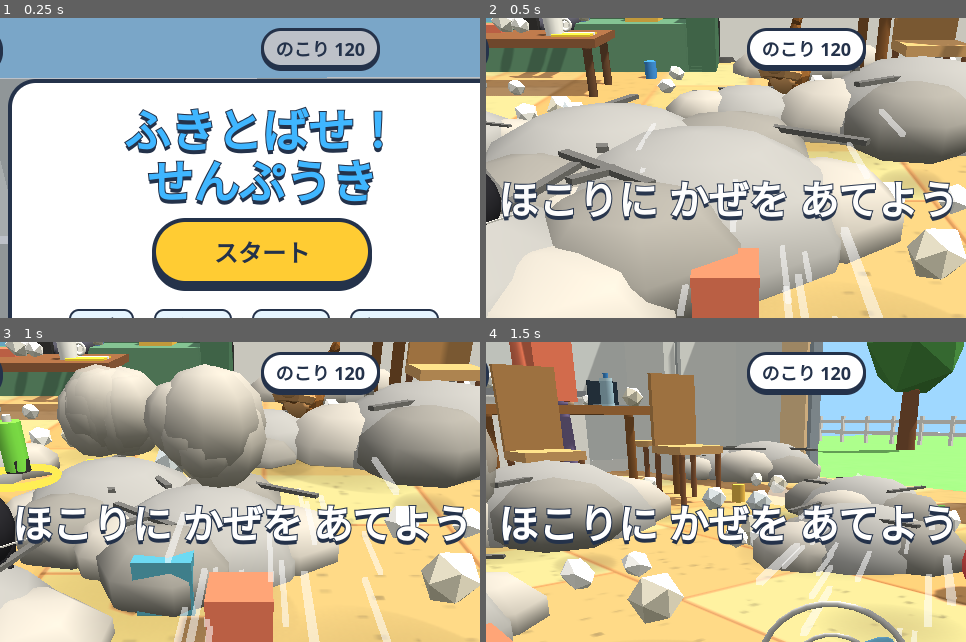
Above: before the commit, frames 1-4 (two rows, left to right).
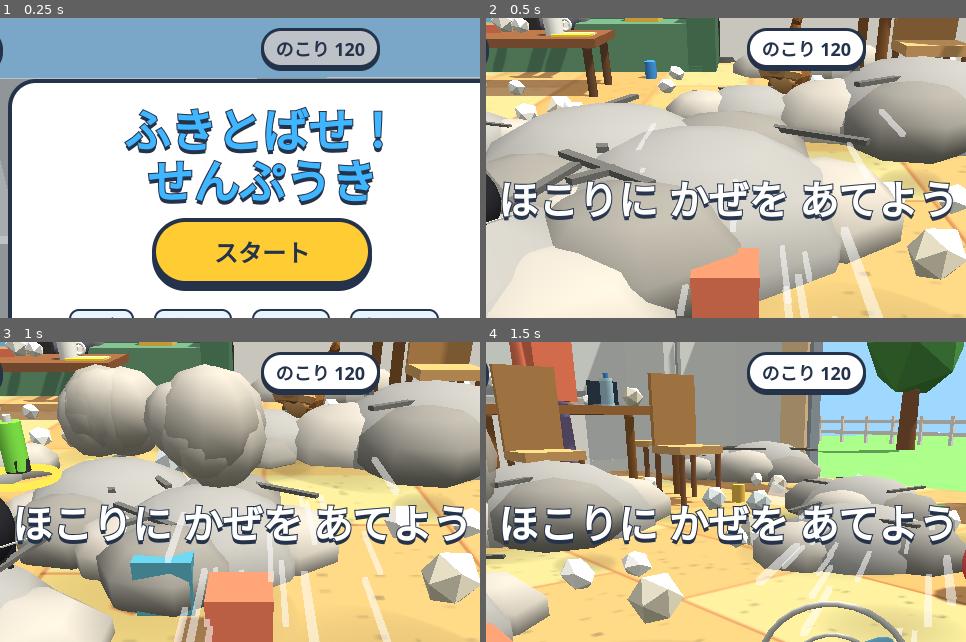
Above: after the commit, the same moments.

Repository: complerseinfo-png/game
Game: browser game, page fan/index.html
The game is run twice, just before and just after one commit, with the same random seed, the same clock (stepped at 60 frames per second) and the same inputs.
Inputs:
- Up to frame 1 (0.25 s): no input
- Up to frame 2 (0.5 s): click "スタート" at 0.27 s
- Up to frame 3 (1 s): no input
- Up to frame 4 (1.5 s): hold Right from 1.03 s (still down); tap Space at 1.1 s
The pictures show only the part of the screen within x 23-73%, y 0-50%; the shares and areas given below are measured in that part.

Frame 1 is identical in both runs. In frame 2, 0.1% of the frame differs, in the area x 1-6%, y 3-18%; in frame 3, 0.1%; in frame 4, nothing differs.

Commit message:
fan: cough bubbles, dad holds the newspaper from behind
Co-Authored-By: Claude Opus 5.5 <noreply@anthropic.com>
Claude-Session: https://claude.ai/code/session_013BDtbipzgeay626yBH3NvG

Diff:
--- a/fan/index.html
+++ b/fan/index.html
@@ -358,7 +358,7 @@
     for(const sx of[-0.2,0.2]){const gl=mesh(new THREE.TorusGeometry(0.13,0.025,6,14),lam(0x222222),sx,0.05,0.56,head,false)}
     // newspaper held in front
     const tex=canvasTex(128,96,(g,w,h)=>{g.fillStyle='#f2efe6';g.fillRect(0,0,w,h);g.fillStyle='#333';g.font='bold 14px sans-serif';g.fillText('しんぶん',8,18);g.fillStyle='#999';for(let y=26;y<h-6;y+=7){g.fillRect(8,y,52,3);g.fillRect(68,y,52,3)}});
-    paperM=new THREE.Mesh(new THREE.PlaneGeometry(1.9,1.4),new THREE.MeshLambertMaterial({map:tex,side:THREE.DoubleSide}));paperM.position.set(0,4.4,1.2);body.add(paperM);
+    paperM=new THREE.Mesh(new THREE.PlaneGeometry(1.9,1.4),new THREE.MeshLambertMaterial({map:tex,side:THREE.DoubleSide}));paperM.position.set(0,4.3,2.0);body.add(paperM);
   }else{
     mesh(new THREE.SphereGeometry(0.62,16,10,0,Math.PI*2,0,Math.PI*0.55),lam(0x6b3a1e),0,0.04,-0.02,head);
     mesh(new THREE.SphereGeometry(0.3,10,8),lam(0x6b3a1e),0,0.1,-0.65,head);
@@ -366,6 +366,7 @@
   return {root,body,legs,arms,head,mouth,wig,paperM};
 }
 const people=[];
+const coughS=[makeLabel('ゴホッ！','#6b6b6b'),makeLabel('ゴホッ！','#6b6b6b')];coughS.forEach(c=>{c.visible=false;scene.add(c)});
 function addPerson(kind,x,z){
   const m=buildHuman(kind);
   const it=newItem(kind,5,x,z,0,0.9,0,m.root,{battery:false,tall:5.8,rest:0.2,human:true,m,state:kind==='dad'?'sit':'walk',t:0,cough:0,heading:Math.PI,phase:0,
@@ -687,7 +688,7 @@
       it.size-=1.1;
       if(it.size<0.9){it.out=true;it.gone=true;scene.remove(it.g)}
       else{it.k.scale.setScalar(it.size);it.r=0.65*it.size}
-      for(const p of people)if(Math.hypot(p.x-it.x,p.z-it.z)<6&&!p.out&&p.cough<=0){p.cough=2.2;cough();toast(p.kind==='dad'?'おとうさん「ゴホゴホ！」':'おかあさん「けむたい！」',1.2)}
+      for(const p of people)if(Math.hypot(p.x-it.x,p.z-it.z)<6&&!p.out&&p.cough<=0){p.cough=2.2;cough();toast((p.kind==='dad'?'おとうさん':'おかあさん')+'「ゴホッ！ゴホッ！」',1.4)}
     }
     return;
   }
@@ -907,8 +908,8 @@
         m.root.position.y=1.4-2.6;m.root.rotation.set(0,0,0);
         m.legs.forEach(l=>l.rotation.x=-Math.PI/2);
         const spread=it.paperSpread>0;
-        m.arms.forEach((a,i)=>{a.rotation.x=-1.3;a.rotation.z=(i?-1:1)*(spread?0.6:0.15)});
-        if(m.paperM&&it.hasPaper){m.paperM.scale.set(spread?1.7:1,spread?1.3:1,1);m.paperM.position.y=spread?4.6:4.3}
+        m.arms.forEach((a,i)=>{a.rotation.x=-1.2;a.rotation.z=(i?1:-1)*(spread?0.32:0.02)}); // hands hold the paper's edges from behind
+        if(m.paperM&&it.hasPaper){m.paperM.scale.set(spread?1.7:1,spread?1.3:1,1);m.paperM.position.y=spread?4.5:4.3}
         m.head.rotation.x=it.cough>0?Math.sin(now*20)*0.2:0;
         if(it.chance)it.chance.visible=spread&&it.hasPaper&&level>=2;
         if(it.chance)it.chance.position.set(it.x,7.2+Math.sin(now*6)*0.2,it.z+1);
@@ -934,6 +935,8 @@
     else if(it.weight<5){it.g.rotation.x=0;it.g.rotation.y+=sp*dt}
     else{it.g.rotation.x*=0.9}
   }
+  people.forEach((p,i)=>{const c=coughS[i];if(!c)return;c.visible=p.cough>0&&!p.out;
+    if(c.visible){const sit=p.state==='sit';c.position.set(p.x+Math.sin(now*9)*0.15,(sit?5.6:7)+Math.abs(Math.sin(now*7))*0.3,p.z+(sit?0.6:0));const k=1+Math.abs(Math.sin(now*14))*0.15;c.scale.set(2.6*k,1*k,1)}});
   // cats
   for(const c of cats){
     const m=c.m;m.root.position.set(c.x,c.y,c.z);
